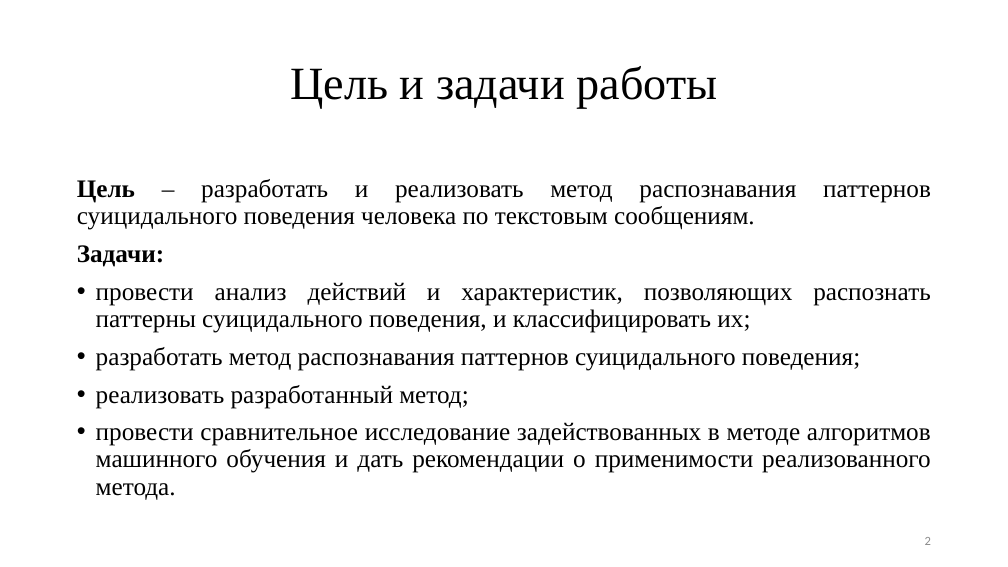
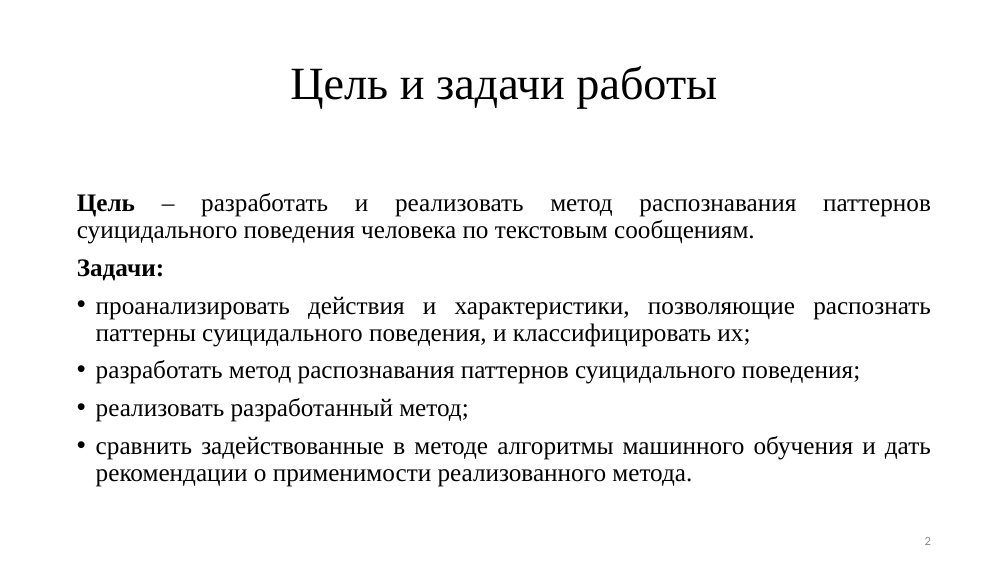
Before and after one commit to TheSawIsTheLaw/iWannaKillMyself, a slide deck: slide 2 of iWannaNote/iHatePresentations/presentation.pptx. Drawn at 1008x567 pixels with LibreOffice and Linux fonts; fonts in the diff are those of the drawing. Boxes give left, top, right and bottom in pixels: in the first picture for what was removed or moved away, otherwise in the second. Text is boxed around its words. In the diff, an @@ line names an element or a change of style, - is before the commit and + after.

```diff
--- a/iWannaNote/iHatePresentations/presentation.pptx
+++ b/iWannaNote/iHatePresentations/presentation.pptx
@@ text at (x1=96, y1=296, x2=931, y2=347): text changed @@
-• провести анализ действий и характеристик, позволяющих распознать паттерны суицидального поведения, и классифицировать их;
+• проанализировать действия и характеристики, позволяющие распознать паттерны суицидального поведения, и классифицировать их;
@@ text at (x1=96, y1=436, x2=931, y2=487): text changed @@
-• провести сравнительное исследование задействованных в методе алгоритмов машинного обучения и дать рекомендации о применимости реализованного метода.
+• сравнить задействованные в методе алгоритмы машинного обучения и дать рекомендации о применимости реализованного метода.
```
Also in this commit, not shown: 4 other slides changed, 2 slides added, 1 slide removed.
